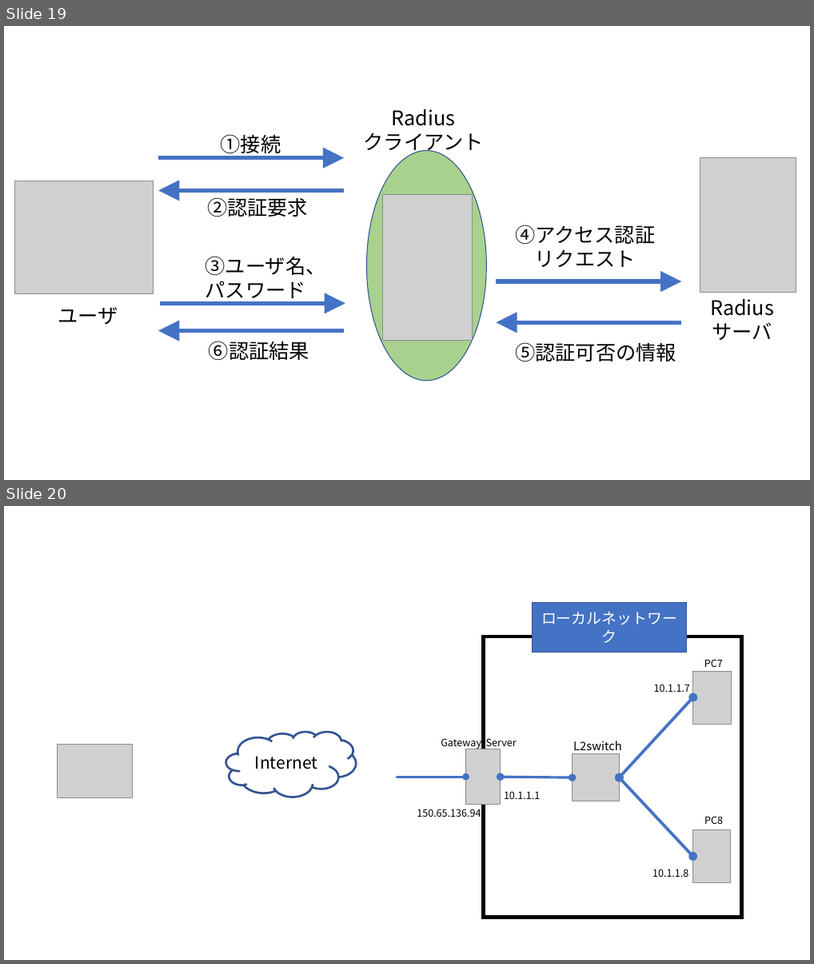
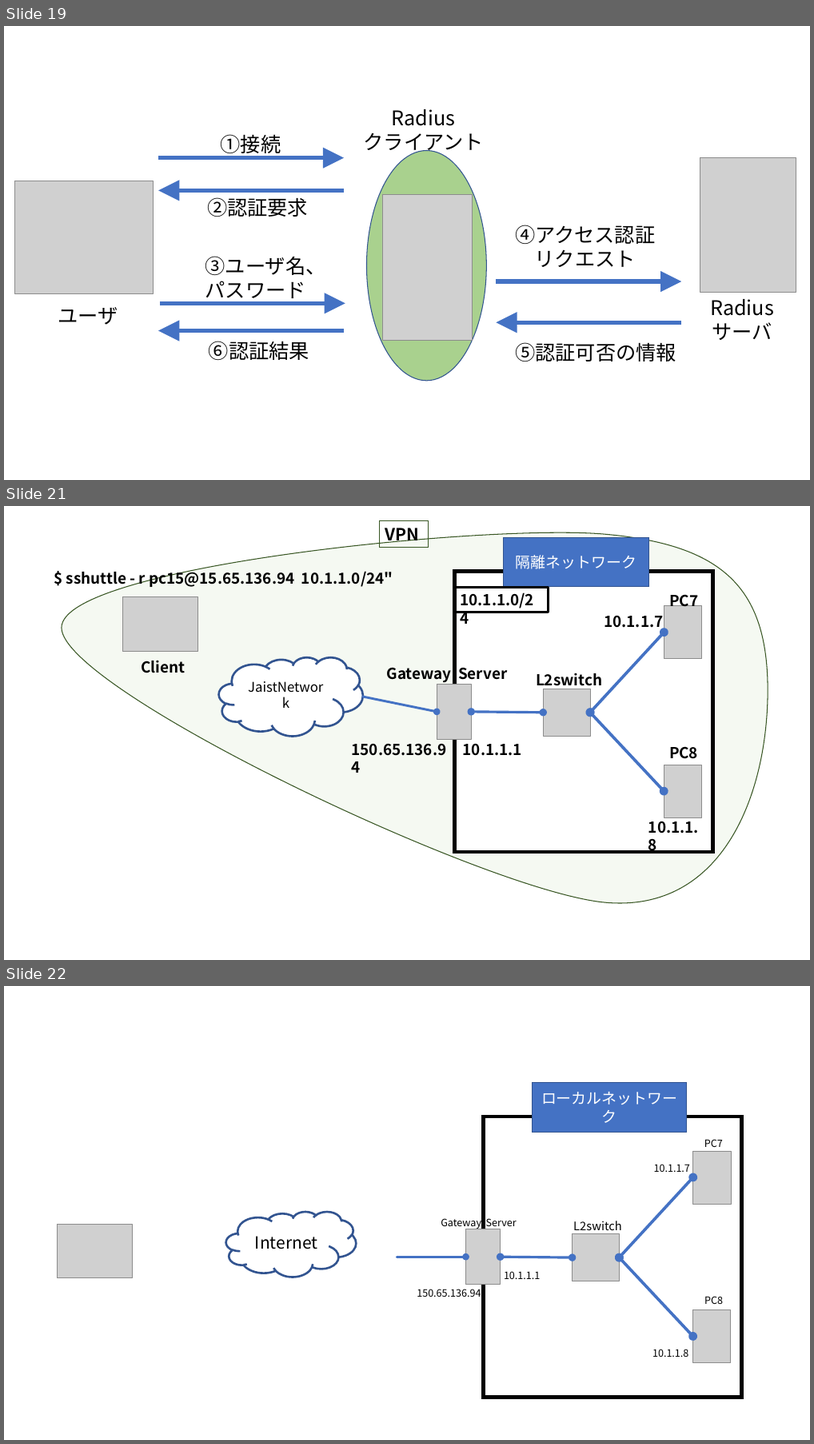
Before and after one commit to Alice-to-Bob/Graduate_School, a slide deck: SUBTHEME/graphs/network_archtecture.pptx. Shown one above the other, each under a label of ours: slides 19 and 20 before the commit, slides 19, 21 and 22 after it; the slides between them are not shown. The pictures are 814x964 and 814x1444 pixels, drawn with LibreOffice and Linux fonts; fonts in the diff are those of the drawing; grey boxes stand for pictures. Boxes give left, top, right and bottom in pixels: in the first picture for what was removed or moved away, otherwise in the second. Text is boxed around its words. In the diff, an @@ line names an element or a change of style, - is before the commit and + after.

```diff
--- a/SUBTHEME/graphs/network_archtecture.pptx
+++ b/SUBTHEME/graphs/network_archtecture.pptx
@@ slide 21 added at bbox=[4, 506, 810, 960], background #FFFFFF @@
@@ rectangle added at bbox=[380, 521, 429, 548], outline #385723 0.75 pt, 20 pt, text #000000, bold @@
+VPN
@@ freeform shape added at bbox=[62, 532, 768, 903], fill #C5E0B4 at 17% opacity, outline #385723 1 pt @@
@@ rectangle added at bbox=[504, 537, 650, 587], fill #4472C4, outline #325491 1 pt, 18 pt, text #FFFFFF @@
+隔離ネットワーク
@@ text added at bbox=[66, 568, 394, 588], 18 pt, text #000000, bold @@
+$ sshuttle - r pc15@15.65.136.94 10.1.1.0/24"
@@ rectangle added at bbox=[454, 572, 713, 852], fill #FFFFFF, outline #000000 4.5 pt @@
@@ picture added at bbox=[122, 597, 198, 651] @@
@@ rectangle added at bbox=[454, 588, 549, 612], outline #000000 3 pt, 18 pt, text #000000, bold @@
+10.1.1.0/24
@@ text added at bbox=[670, 590, 698, 607], 18 pt, text #000000, bold @@
+PC7
@@ text added at bbox=[604, 615, 663, 632], 18 pt, text #000000, bold @@
+10.1.1.7
@@ picture added at bbox=[665, 606, 702, 659] @@
@@ double arrow added from (591, 712) to (665, 632), #4472C4 3.5 pt @@
@@ text added at bbox=[141, 660, 185, 673], 18 pt, text #000000, bold @@
+Client
@@ cloud added at bbox=[218, 657, 362, 736], fill #FFFFFF, outline #325491 2.5 pt, 16 pt, text #000000 @@
+JaistNetwork
@@ text added at bbox=[387, 667, 507, 683], 18 pt, text #000000, bold @@
+Gateway Server
@@ text added at bbox=[536, 672, 602, 689], 18 pt, text #000000, bold @@
+L2switch
@@ arrow added from (363, 696) to (437, 712), #4472C4 2.75 pt @@
@@ picture added at bbox=[437, 684, 472, 740] @@
@@ picture added at bbox=[544, 688, 591, 736] @@
@@ double arrow added from (472, 712) to (544, 712), #4472C4 3 pt @@
@@ double arrow added from (591, 712) to (665, 791), #4472C4 3.5 pt @@
@@ text added at bbox=[352, 739, 447, 756], 18 pt, text #000000, bold @@
+150.65.136.94
@@ text added at bbox=[463, 739, 522, 756], 18 pt, text #000000, bold @@
+10.1.1.1
@@ picture added at bbox=[665, 764, 702, 817] @@
@@ text added at bbox=[670, 746, 698, 759], 18 pt, text #000000, bold @@
+PC8
@@ text added at bbox=[649, 816, 699, 855], 18 pt, text #000000, bold @@
+10.1.1.8
@@ what was slide 20 is now slide 22 @@
```
Also in this commit, not shown: 1 other slide added, 11 other files.
